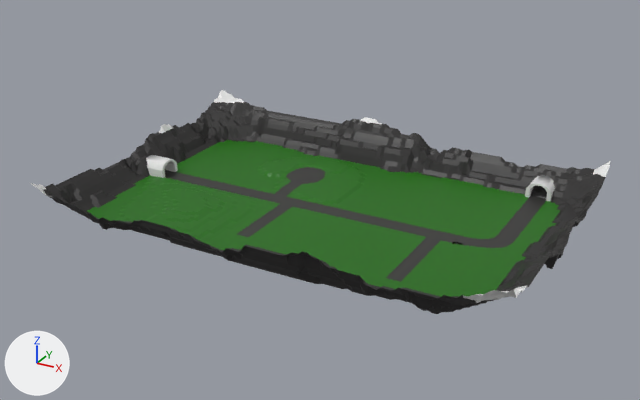
The FBX model FPSMulti/Assets/Resources/Misc/ground.fbx, before and after one commit.
Camera for both pictures: a 50 mm lens placed at (308.0, -274.0, 181.0), pointed at (116.0, 75.0, 7.0). The axes (+X, +Y, +Z) are drawn at lower left. The lights are the same throughout. Where no turn or scale is listed for an object, it has been applied to the vertices. Vertices at the same position are counted once.

Names of what the first picture shows: 'Cube', 'Stone'.
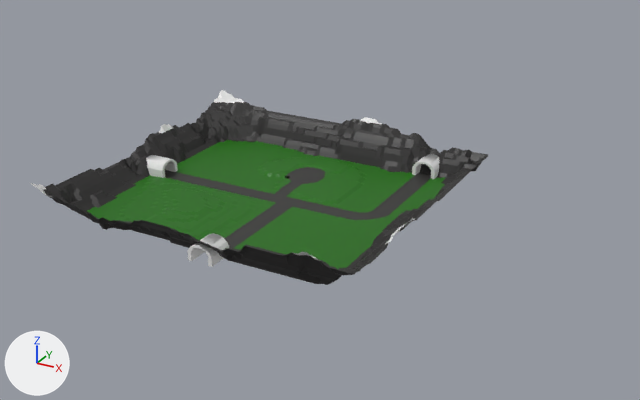
Diff of the bpy script that builds the scene:
```diff
--- a/FPSMulti/Assets/Resources/Misc/ground.fbx.py
+++ b/FPSMulti/Assets/Resources/Misc/ground.fbx.py
@@ me_plane_003 @@
 # used by ob_stone; location = (0.0, 0.0, 0.0)
-me_plane_003.from_pydata(...)  # 10415 vertices, 10213 faces; spans x 0.0..235.0, y -1.0..160.0, z 0.0..26.0
+me_plane_003.from_pydata(...)  # 7667 vertices, 7497 faces; spans x 0.0..172.0, y -1.0..160.0, z 0.0..24.0
+# me_plane_003 part 1: 614 vertices moved from x 154.0..179.0, y 0.0..157.0, z 0.0..16.0 to x 154.0..172.0, y 2.0..157.0, z 2.0..16.0; 2854 vertices removed from x 137.0..235.0, y 0.0..160.0, z 0.0..26.0; 106 vertices added at x 133.0..172.0, y 5.0..158.0, z 0.0..17.0
+# me_plane_003 part 2: 515 faces spanning x 151.0..170.0, y 13.0..147.0, z 0.0..16.0 switch from mat_grass (dark green #1c6d00) to mat_stone (black #2a2929)
+# me_plane_003 part 3: 236 faces spanning x 91.0..147.0, y 13.0..147.0, z 0.0 switch from mat_grass (dark green #1c6d00) to mat_asphalt (black #353332)
+# me_plane_003 part 4: 8 faces spanning x 144.0..156.0, y 0.0..3.0, z 17.0..20.0 switch from mat_stone (black #2a2929) to mat_snow (white #e7e7e7)
+# me_plane_003 part 5: 27 faces spanning x 135.0..151.0, y 75.0..84.0, z 0.0 switch from mat_asphalt (black #353332) to mat_grass (dark green #1c6d00)
+# me_plane_003 part 6: 48 faces spanning x 151.0..170.0, y 75.0..84.0, z 0.0..14.0 switch from mat_asphalt (black #353332) to mat_stone (black #2a2929)
@@ ob_cube @@
 ob_cube = bpy.data.objects.new('Cube', me_cube)
-ob_cube.location = (199.3, 143.9, 1.0)
+ob_cube.location = (136.5, 143.9, 1.0)
@@ ob_cube_002 @@
+ob_cube_002 = bpy.data.objects.new('Cube.002', me_cube.copy())  # the mesh of ob_cube
+ob_cube_002.location = (90.0, 3.9, 1.0)
```

What differs and where, as boxes [x1, y1, x2, y2] in the pictures (640 x 400 px):
'Stone', reshaped (21% narrower, 13% shorter)
    before: [31, 90, 611, 314]
    after: [31, 90, 488, 285]
'Cube', moved
    before: [525, 175, 555, 202]
    after: [412, 154, 440, 179]
'Cube.002', added
    after: [187, 233, 229, 267]
part 1 of me_plane_003, cut back
    before: [326, 154, 611, 314]
    after: [326, 154, 488, 285]
part 2 of me_plane_003, recoloured
    before: [344, 178, 474, 285]
    after: [338, 168, 475, 275]
part 3 of me_plane_003, recoloured (green to white)
    both: [224, 173, 431, 248]
part 4 of me_plane_003, recoloured
    both: [294, 251, 320, 261]
part 5 of me_plane_003, recoloured (white to green)
    both: [355, 218, 393, 228]
part 6 of me_plane_003, recoloured
    before: [386, 221, 429, 236]
    after: [391, 203, 429, 224]
